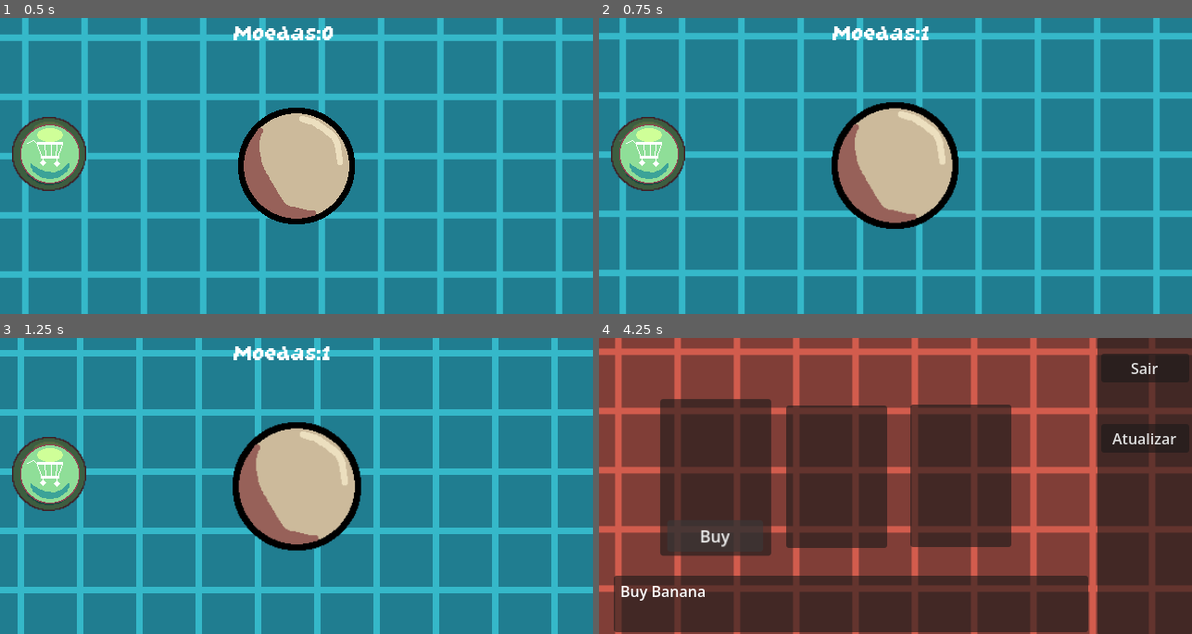
Above: before the commit, frames 1-4 (two rows, left to right).
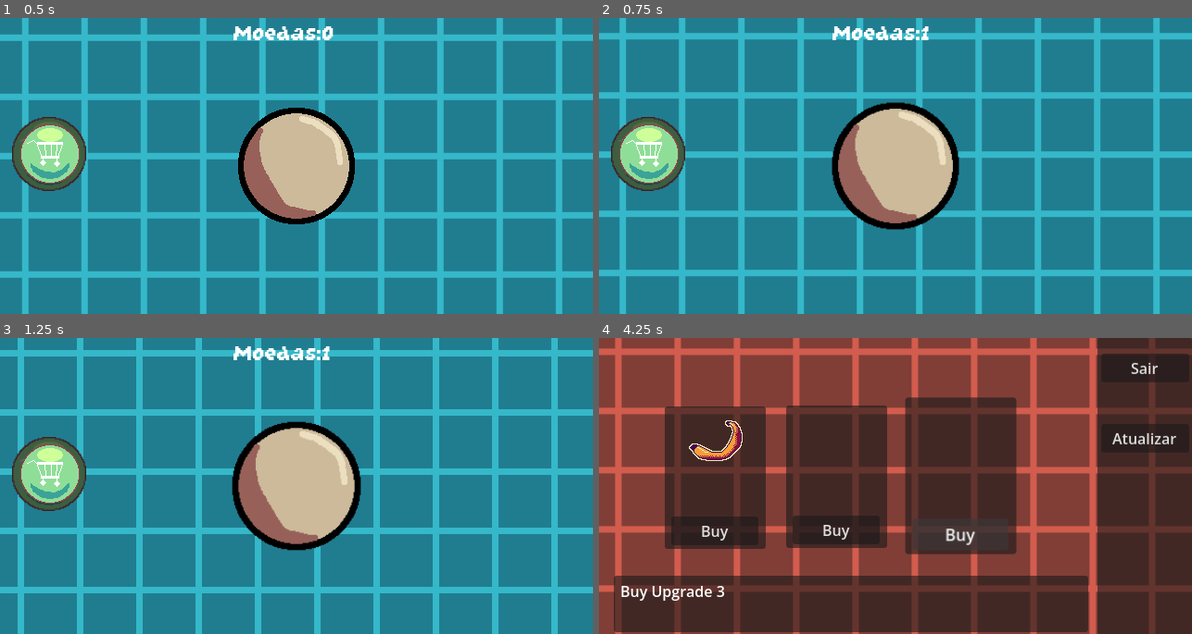
Above: after the commit, the same moments.

Repository: NormyNaoExiste/clicker-remake
Game: Godot game, scene res://Cenas/jogo.tscn
Same seed, same stepped clock (60 frames per second), same inputs: the game is played once before the commit and once after it. The project has no main scene, so this scene is started directly.
Inputs (mouse positions are in pixels of both pictures, inside the frame that each line leads up to):
- Up to frame 1 (0.5 s): no input
- Up to frame 2 (0.75 s): click (895, 166) at 0.5 s
- Up to frame 3 (1.25 s): no input
- Up to frame 4 (4.25 s): click (646, 474) at 1.25 s; click "Buy" at 2 s; click "Buy" at 2.75 s; click "Buy" at 3.5 s

Frame 1 is identical in both runs. In frame 2, 0.5% of the frame differs, in the area x 39-61%, y 28-72%; in frame 3, 0.5%; in frame 4, 5.8%, in the area x 9-71%, y 20-89%.

Commit message:
Menu Principal adicionado

Diff:
--- a/Cenas/jogo.tscn
+++ b/Cenas/jogo.tscn
@@ -11,6 +11,7 @@
 [ext_resource type="Script" uid="uid://bs4axo3iyohki" path="res://Scripts/Módulos/ShopUpgradeModule.gd" id="9_r4inx"]
 [ext_resource type="PackedScene" uid="uid://c1d21pv3a3lxf" path="res://Cenas/fade.tscn" id="10_0iqwg"]
 [ext_resource type="Script" uid="uid://wdun4ksyiy5s" path="res://Scripts/Botões/BuyUpgradeButton.gd" id="10_j7fpx"]
+[ext_resource type="Texture2D" uid="uid://c4i2s0d4xu2cv" path="res://Assets/banana.png" id="11_0ekxr"]
 
 [sub_resource type="ShaderMaterial" id="ShaderMaterial_p2wm8"]
 shader = ExtResource("1_ovbra")
@@ -162,6 +163,19 @@
 script = ExtResource("10_j7fpx")
 metadata/_edit_use_anchors_ = true
 
+[node name="UpgradeIconCont1" type="CenterContainer" parent="ShopMenu/ShopUpgradeSlot1" unique_id=434380242]
+layout_mode = 1
+anchors_preset = -1
+anchor_right = 0.99100006
+anchor_bottom = 0.5845714
+offset_right = -0.019004822
+offset_bottom = -0.024002075
+metadata/_edit_use_anchors_ = true
+
+[node name="Upgrade1" type="TextureRect" parent="ShopMenu/ShopUpgradeSlot1/UpgradeIconCont1" unique_id=147959862]
+layout_mode = 2
+texture = ExtResource("11_0ekxr")
+
 [node name="ShopUpgradeSlot2" type="Panel" parent="ShopMenu" unique_id=406801228]
 layout_mode = 1
 anchors_preset = -1
@@ -177,6 +191,21 @@
 upgrade_text = "Upgrade 2"
 metadata/_edit_use_anchors_ = true
 
+[node name="BuyButton2" type="Button" parent="ShopMenu/ShopUpgradeSlot2" unique_id=264949169]
+layout_mode = 1
+anchors_preset = -1
+anchor_left = 0.064
+anchor_top = 0.77254546
+anchor_right = 0.92700005
+anchor_bottom = 0.97400004
+offset_left = 0.023999691
+offset_top = 0.027999878
+offset_right = -0.043006897
+offset_bottom = 0.0039978027
+text = "Buy"
+script = ExtResource("10_j7fpx")
+metadata/_edit_use_anchors_ = true
+
 [node name="ShopUpgradeSlot3" type="Panel" parent="ShopMenu" unique_id=181903543]
 layout_mode = 1
 anchors_preset = -1
@@ -192,6 +221,21 @@
 upgrade_text = "Upgrade 3"
 metadata/_edit_use_anchors_ = true
 
+[node name="BuyButton3" type="Button" parent="ShopMenu/ShopUpgradeSlot3" unique_id=476407689]
+layout_mode = 1
+anchors_preset = -1
+anchor_left = 0.064
+anchor_top = 0.77254546
+anchor_right = 0.92700005
+anchor_bottom = 0.97400004
+offset_left = 0.023999691
+offset_top = 0.027999878
+offset_right = -0.043006897
+offset_bottom = 0.0039978027
+text = "Buy"
+script = ExtResource("10_j7fpx")
+metadata/_edit_use_anchors_ = true
+
 [node name="Fade" parent="." unique_id=312639957 instance=ExtResource("10_0iqwg")]
 z_index = 37
 layout_mode = 1
--- /dev/null
+++ b/Cenas/menu_principal.tscn
@@ -0,0 +1,136 @@
+[gd_scene format=3 uid="uid://ckjld6abg33fv"]
+
+[ext_resource type="Script" uid="uid://c38iybrwlaxa0" path="res://Scripts/Principal/MenuPrincipal.gd" id="1_vi81c"]
+[ext_resource type="Shader" uid="uid://c16phvva5rsor" path="res://Shaders/pattern.gdshader" id="1_xc8du"]
+[ext_resource type="Texture2D" uid="uid://bx0xcbxp18y8m" path="res://Assets/TiledShaderBG2.png" id="2_qa2y2"]
+[ext_resource type="FontFile" uid="uid://hovjmv3j7rtg" path="res://Fontes/upheavtt.ttf" id="3_qa2y2"]
+[ext_resource type="Script" uid="uid://co45m23t5j7u4" path="res://Scripts/Módulos/NormalButtonModule.gd" id="4_7f1x0"]
+[ext_resource type="LabelSettings" uid="uid://b3x0f4nps7pdm" path="res://Recursos/Titulo.tres" id="4_qb56n"]
+[ext_resource type="PackedScene" uid="uid://c1d21pv3a3lxf" path="res://Cenas/fade.tscn" id="7_6c1me"]
+
+[sub_resource type="ShaderMaterial" id="ShaderMaterial_7f1x0"]
+shader = ExtResource("1_xc8du")
+shader_parameter/speed = -0.23
+shader_parameter/direction = 0.1
+
+[sub_resource type="StyleBoxFlat" id="StyleBoxFlat_qa2y2"]
+bg_color = Color(0.78891855, 0.27911383, 0.30477133, 1)
+border_width_left = 5
+border_width_top = 5
+border_width_right = 5
+border_width_bottom = 5
+border_color = Color(0.5573529, 0.16906133, 0.19461027, 1)
+corner_radius_top_left = 12
+corner_radius_top_right = 12
+corner_radius_bottom_right = 12
+corner_radius_bottom_left = 12
+
+[sub_resource type="StyleBoxFlat" id="StyleBoxFlat_7f1x0"]
+bg_color = Color(0.5568628, 0.16862746, 0.19607843, 1)
+border_width_left = 5
+border_width_top = 5
+border_width_right = 5
+border_width_bottom = 5
+border_color = Color(0.42271224, 0.117769144, 0.1398268, 1)
+corner_radius_top_left = 12
+corner_radius_top_right = 12
+corner_radius_bottom_right = 12
+corner_radius_bottom_left = 12
+
+[node name="MenuPrincipal" type="Control" unique_id=1072070693]
+layout_mode = 3
+anchors_preset = 15
+anchor_right = 1.0
+anchor_bottom = 1.0
+grow_horizontal = 2
+grow_vertical = 2
+script = ExtResource("1_vi81c")
+
+[node name="TextureRect" type="TextureRect" parent="." unique_id=595550340]
+modulate = Color(0.56735593, 0.8077953, 0.59263223, 1)
+material = SubResource("ShaderMaterial_7f1x0")
+layout_mode = 1
+anchors_preset = 15
+anchor_right = 1.0
+anchor_bottom = 1.0
+grow_horizontal = 2
+grow_vertical = 2
+texture = ExtResource("2_qa2y2")
+stretch_mode = 1
+
+[node name="RichTextLabel" type="Label" parent="." unique_id=1730865176]
+texture_filter = 1
+layout_mode = 1
+anchors_preset = -1
+anchor_left = 0.20500001
+anchor_top = 0.15300001
+anchor_right = 0.78900003
+anchor_bottom = 0.28100002
+offset_left = -0.2000122
+offset_top = 0.0399971
+offset_right = 0.039978027
+offset_bottom = 0.0799942
+grow_horizontal = 2
+grow_vertical = 2
+text = "CLICKER REMAKE"
+label_settings = ExtResource("4_qb56n")
+metadata/_edit_use_anchors_ = true
+
+[node name="VBoxContainer" type="VBoxContainer" parent="." unique_id=298114053]
+layout_mode = 1
+anchors_preset = -1
+anchor_left = 0.370125
+anchor_top = 0.49087507
+anchor_right = 0.637125
+anchor_bottom = 0.84075004
+offset_left = 0.11999512
+offset_top = -0.08000946
+offset_right = 0.23999023
+offset_bottom = -0.040008545
+grow_horizontal = 2
+grow_vertical = 2
+metadata/_edit_use_anchors_ = true
+
+[node name="Play" type="Button" parent="VBoxContainer" unique_id=1862611984]
+layout_mode = 2
+theme_override_colors/font_pressed_color = Color(0.8645035, 0.33497667, 0.36035636, 1)
+theme_override_colors/font_hover_color = Color(0.94409376, 0.5365209, 0.53646326, 1)
+theme_override_fonts/font = ExtResource("3_qa2y2")
+theme_override_font_sizes/font_size = 25
+theme_override_styles/normal = SubResource("StyleBoxFlat_qa2y2")
+theme_override_styles/pressed = SubResource("StyleBoxFlat_7f1x0")
+theme_override_styles/hover = SubResource("StyleBoxFlat_qa2y2")
+text = "Jogar"
+script = ExtResource("4_7f1x0")
+
+[node name="Options" type="Button" parent="VBoxContainer" unique_id=497346196]
+layout_mode = 2
+theme_override_colors/font_pressed_color = Color(0.8645035, 0.33497667, 0.36035636, 1)
+theme_override_colors/font_hover_color = Color(0.94409376, 0.5365209, 0.53646326, 1)
+theme_override_fonts/font = ExtResource("3_qa2y2")
+theme_override_font_sizes/font_size = 25
+theme_override_styles/normal = SubResource("StyleBoxFlat_qa2y2")
+theme_override_styles/pressed = SubResource("StyleBoxFlat_7f1x0")
+theme_override_styles/hover = SubResource("StyleBoxFlat_qa2y2")
+text = "Opções"
+script = ExtResource("4_7f1x0")
+
+[node name="Quit" type="Button" parent="VBoxContainer" unique_id=603978639]
+layout_mode = 2
+theme_override_colors/font_pressed_color = Color(0.8645035, 0.33497667, 0.36035636, 1)
+theme_override_colors/font_hover_color = Color(0.94409376, 0.5365209, 0.53646326, 1)
+theme_override_fonts/font = ExtResource("3_qa2y2")
+theme_override_font_sizes/font_size = 25
+theme_override_styles/normal = SubResource("StyleBoxFlat_qa2y2")
+theme_override_styles/pressed = SubResource("StyleBoxFlat_7f1x0")
+theme_override_styles/hover = SubResource("StyleBoxFlat_qa2y2")
+text = "Sair"
+script = ExtResource("4_7f1x0")
+
+[node name="Fade" parent="." unique_id=312639957 instance=ExtResource("7_6c1me")]
+z_index = 37
+layout_mode = 0
+anchors_preset = 0
+mouse_filter = 2
+
+[connection signal="pressed" from="VBoxContainer/Play" to="." method="_on_play_pressed"]
--- /dev/null
+++ b/Recursos/Titulo.tres
@@ -0,0 +1,12 @@
+[gd_resource type="LabelSettings" format=3 uid="uid://b3x0f4nps7pdm"]
+
+[ext_resource type="FontFile" uid="uid://hovjmv3j7rtg" path="res://Fontes/upheavtt.ttf" id="1_oj8ul"]
+
+[resource]
+font = ExtResource("1_oj8ul")
+font_size = 45
+outline_size = 22
+outline_color = Color(0.28627452, 0.3372549, 0.33333334, 1)
+shadow_size = 44
+shadow_color = Color(0.27058825, 0.27058825, 0.27058825, 1)
+shadow_offset = Vector2(6.06, 5.97)
--- /dev/null
+++ b/Scripts/Módulos/NormalButtonModule.gd
@@ -0,0 +1,33 @@
+extends Button
+
+@export var hover_scale: Vector2 = Vector2(1.1, 1.1)
+@export var pressed_scale: Vector2 = Vector2(0.9, 0.9)
+@export var time:float = 0.2
+@export var transition_s = Tween.TRANS_SINE
+@export var transition_e = Tween.TRANS_BOUNCE
+
+@export var type: String = ""
+
+const INICIAL_SCALE: Vector2 = Vector2.ONE
+
+
+func _ready() -> void:
+	mouse_entered.connect(_on_mouse_entered)
+	mouse_exited.connect(_on_mouse_exited)
+	pressed.connect(_on_pressed)
+
+	call_deferred("_init_pivot")
+
+func _init_pivot():
+	pivot_offset = size/2
+
+func _on_mouse_entered():
+	get_tree().create_tween().tween_property(self, "scale", hover_scale, time).set_trans(transition_s)
+
+func _on_mouse_exited():
+	get_tree().create_tween().tween_property(self, "scale", INICIAL_SCALE, time).set_trans(transition_e)
+
+func _on_pressed():
+	var tween = create_tween()
+	tween.tween_property(self, "scale", pressed_scale, time).set_trans(transition_s)
+	tween.tween_property(self, "scale", hover_scale, time) .set_trans(transition_s)
--- /dev/null
+++ b/Scripts/Principal/MenuPrincipal.gd
@@ -0,0 +1,12 @@
+extends Control
+
+@onready var fadeAnim: AnimationPlayer = $Fade/AnimationPlayer
+
+
+
+func _on_play_pressed() -> void:
+	fadeAnim.play("fade_in")
+	await fadeAnim.animation_finished
+	fadeAnim.play("fade_out")
+	await fadeAnim.animation_finished
+	get_tree().change_scene_to_file("res://Cenas/jogo.tscn")
--- a/project.godot
+++ b/project.godot
@@ -19,6 +19,10 @@
 window/size/viewport_width=640
 window/size/viewport_height=320
 
+[gui]
+
+common/snap_controls_to_pixels=false
+
 [input]
 
 left_click={
Binary file added: Assets/TiledShaderBG2.png
Not shown, added: Assets/TiledShaderBG2.png.import
Binary file added: Fontes/Pixellari.ttf
Not shown, added: Fontes/Pixellari.ttf.import
Binary file added: Fontes/Upheaval.fon
Binary file added: Fontes/alagard.ttf
Not shown, added: Fontes/alagard.ttf.import
Binary file added: Fontes/upheavtt.ttf
Not shown, added: Fontes/upheavtt.ttf.import
Not shown, added: Scripts/Módulos/NormalButtonModule.gd.uid
Not shown, added: Scripts/Principal/MenuPrincipal.gd.uid
